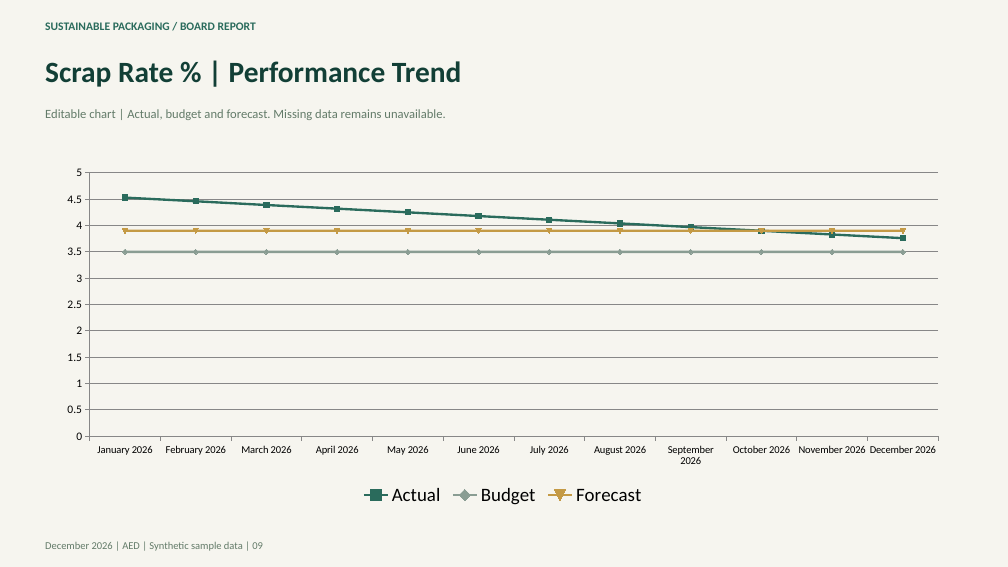
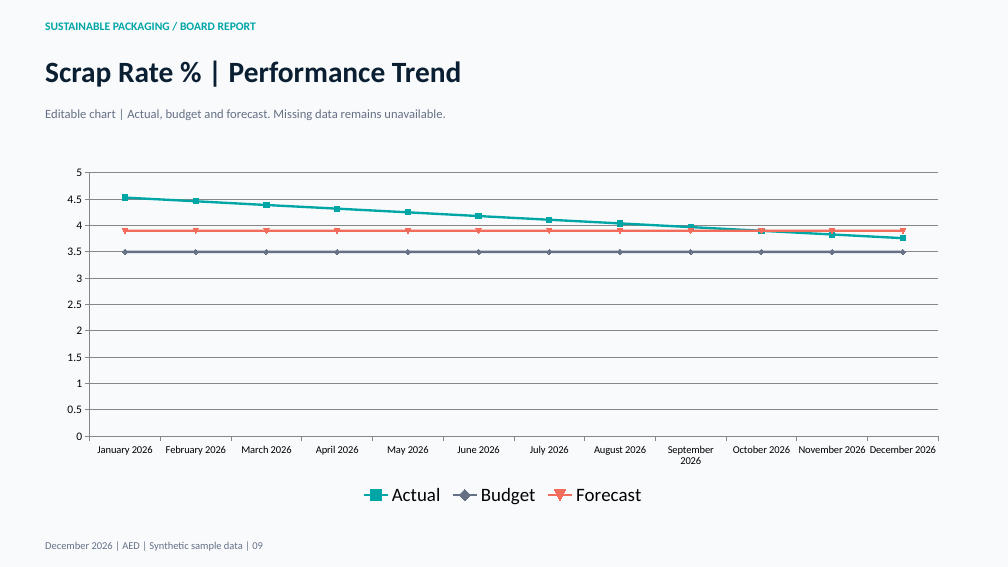
Before and after one commit to mikespence1/finance-intelligence-visual, a slide deck: slide 9 of finance-intelligence/examples/sustainable_packaging_board_2026-12.pptx. Drawn at 1008x567 pixels with LibreOffice and Linux fonts; fonts in the diff are those of the drawing. Boxes give left, top, right and bottom in pixels: in the first picture for what was removed or moved away, otherwise in the second. Text is boxed around its words. In the diff, an @@ line names an element or a change of style, - is before the commit and + after.

Commit message:
Apply DataPillars brand colours across dashboard and board packs

```diff
--- a/finance-intelligence/examples/sustainable_packaging_board_2026-12.pptx
+++ b/finance-intelligence/examples/sustainable_packaging_board_2026-12.pptx
@@ background #F6F5EF to #F8FAFC @@
@@ text "SUSTAINABLE PACKAGING / BOARD REPORT" at [45, 22, 256, 30]: text colour #2A6B5C to #00A6A6 @@
@@ text "Scrap Rate % | Performance ..." at [45, 61, 461, 87]: text colour #123F36 to #0B1F33 @@
@@ text "Editable chart | Actual, budget ..." at [45, 109, 445, 120]: text colour #637B69 to #667085 @@
@@ line chart at [49, 159, 957, 510] @@
@@ colour of Actual #2A6B5C to #00A6A6 @@
@@ colour of Budget #8A9D93 to #667085 @@
@@ colour of Forecast #C49A45 to #F26B5B @@
@@ text "December 2026 | AED | ..." at [45, 542, 263, 551]: text colour #637B69 to #667085 @@
```
Also in this commit, not shown: 10 other slides changed, 8 other files.
